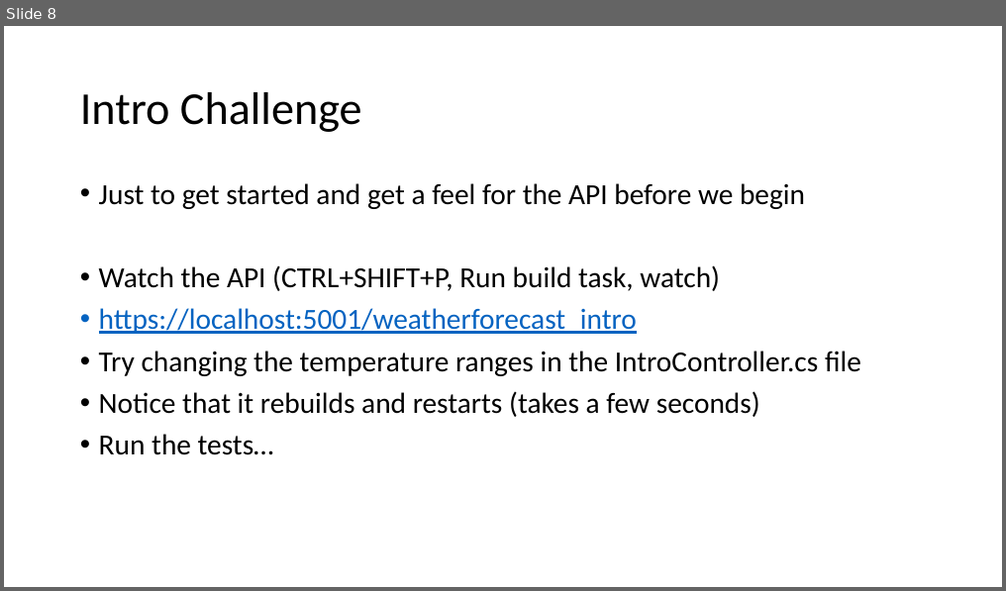
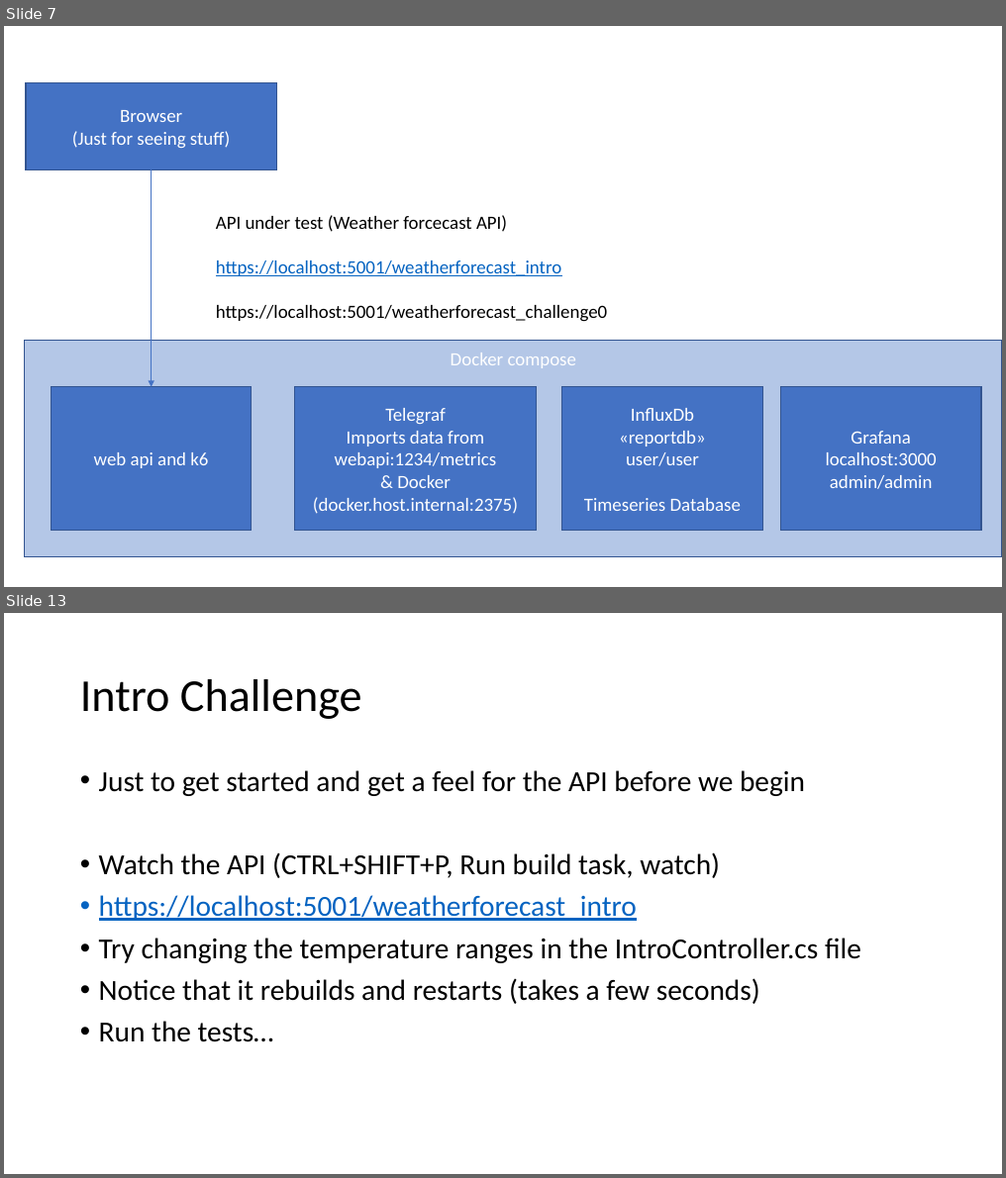
Before and after one commit to bjartnes/bounded-disturbances, a slide deck: Polly and Simmy workshop.pptm. Shown one above the other, each under a label of ours: slide 8 before the commit, slides 7 and 13 after it; the slides between them are not shown. The pictures are 1006x591 and 1006x1178 pixels, drawn with LibreOffice and Linux fonts; fonts in the diff are those of the drawing. Boxes give left, top, right and bottom in pixels: in the first picture for what was removed or moved away, otherwise in the second. Text is boxed around its words. In the diff, an @@ line names an element or a change of style, - is before the commit and + after.

```diff
--- a/Polly and Simmy workshop.pptm
+++ b/Polly and Simmy workshop.pptm
@@ slide 7 added at [4, 26, 1002, 587], background #FFFFFF @@
@@ rectangle added at [26, 82, 276, 171], fill #4472C4, outline #325491 1 pt, 18 pt, text #FFFFFF @@
+Browser
+(Just for seeing stuff)
@@ arrow added from (152, 170) to (152, 386), #4472C4 0.5 pt @@
@@ text added at [216, 215, 607, 322], 18 pt, text #000000 @@
+API under test (Weather forcecast API)
+https://localhost:5001/weatherforecast_intro
+https://localhost:5001/weatherforecast_challenge0
@@ rectangle added at [25, 341, 1002, 558], fill #B4C7E7, outline #325491 1 pt, 18 pt, text #FFFFFF @@
+Docker compose
@@ rectangle added at [52, 386, 252, 531], fill #4472C4, outline #325491 1 pt, 18 pt, text #FFFFFF @@
+web api and k6
@@ rectangle added at [294, 386, 537, 531], fill #4472C4, outline #325491 1 pt, 18 pt, text #FFFFFF @@
+Telegraf
+Imports data from webapi:1234/metrics
+& Docker (docker.host.internal:2375)
@@ rectangle added at [562, 386, 763, 531], fill #4472C4, outline #325491 1 pt, 18 pt, text #FFFFFF @@
+InfluxDb
+«reportdb»
+user/user
+Timeseries Database
@@ rectangle added at [781, 386, 982, 531], fill #4472C4, outline #325491 1 pt, 18 pt, text #FFFFFF @@
+Grafana
+localhost:3000
+admin/admin
@@ what was slide 8 is now slide 13 @@
```
Also in this commit, not shown: 1 slide changed, 6 other slides added, 1 slide removed.
